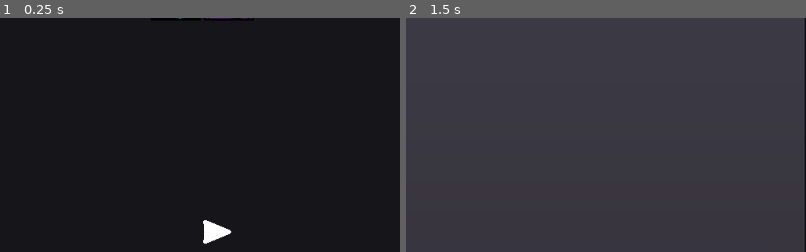
Above: before the commit, frames 1-2 (left to right).
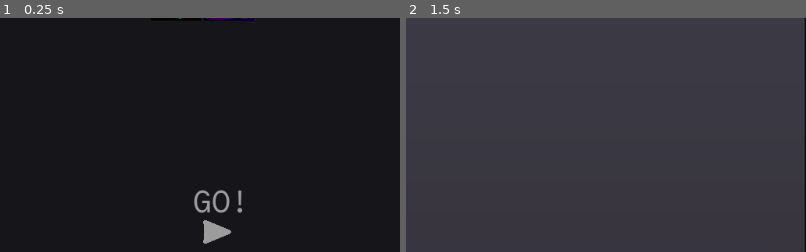
Above: after the commit, the same moments.

Repository: redxaxder/7DRL2024
Game: Godot game, scene res://main.tscn
Same seed, same stepped clock (60 frames per second), same inputs: the game is played once before the commit and once after it.
Inputs (mouse positions are % of the whole screen's width and height, from its top left):
- Up to frame 1 (0.25 s): no input
- Up to frame 2 (1.5 s): click "Skill Tree" at 0.5 s; click (10, 17) at 1.27 s
The pictures show only the part of the screen within x 50-100%, y 48-98%; the shares and areas given below are measured in that part.

The runs differ from the first frame. In frame 1, 0.9% of the frame differs, in the area x 48-61%, y 73-97%; in frame 2, nothing differs.

Commit message:
rebuttoning

Diff:
--- a/main.tscn
+++ b/main.tscn
@@ -11,10 +11,14 @@
 [ext_resource path="res://graphics/gui/play-button.svg" type="Texture" id=9]
 [ext_resource path="res://misc/BetterButton.tscn" type="PackedScene" id=10]
 
-[sub_resource type="StyleBoxTexture" id=4]
+[sub_resource type="StyleBoxTexture" id=6]
 texture = ExtResource( 9 )
 region_rect = Rect2( 0, 0, 512, 512 )
 
+[sub_resource type="DynamicFont" id=5]
+size = 40
+font_data = ExtResource( 6 )
+
 [sub_resource type="DynamicFont" id=3]
 size = 24
 font_data = ExtResource( 6 )
@@ -29,19 +33,32 @@
 
 [node name="main" type="Node2D"]
 script = ExtResource( 1 )
+show_extra_history = false
 
 [node name="history_view" parent="." instance=ExtResource( 2 )]
 unique_name_in_owner = true
+margin_right = 1024.0
+margin_bottom = 600.0
 
 [node name="GO" parent="." instance=ExtResource( 10 )]
 unique_name_in_owner = true
+modulate = Color( 0.611765, 0.611765, 0.611765, 1 )
 margin_left = 764.0
 margin_top = 538.0
 margin_right = 816.0
 margin_bottom = 590.0
-custom_styles/panel = SubResource( 4 )
+custom_styles/panel = SubResource( 6 )
 image = ExtResource( 9 )
 text = ""
+use_hover_mod = true
+
+[node name="SAYS_GO" type="Label" parent="GO"]
+margin_left = -5.0
+margin_top = -35.0
+margin_right = 67.0
+margin_bottom = 9.0
+custom_fonts/font = SubResource( 5 )
+text = "GO!"
 
 [node name="DONE" type="Button" parent="."]
 unique_name_in_owner = true
@@ -64,11 +81,10 @@
 
 [node name="RESTART" type="Button" parent="."]
 unique_name_in_owner = true
-visible = false
-margin_left = 558.0
-margin_top = 307.0
-margin_right = 667.0
-margin_bottom = 352.0
+margin_left = 928.0
+margin_top = 539.0
+margin_right = 1015.0
+margin_bottom = 589.0
 size_flags_horizontal = 3
 size_flags_vertical = 3
 
--- a/misc/BetterButton.gd
+++ b/misc/BetterButton.gd
@@ -29,9 +29,14 @@
 	font_size = x
 	_refresh()
 
+export var hover_mod: Color = Color(1,1,1,1)
+export var use_hover_mod: bool = false
+
+var base_color: Color
 func _ready():
 # warning-ignore:return_value_discarded
 	$Button.connect("pressed",self,"emit_signal", ["pressed"])
+	base_color = modulate
 
 func _refresh():
 	var stylebox = StyleBoxTexture.new()
@@ -46,3 +51,11 @@
 		font.font_data = preload("res://fonts/CommitMono-400-Regular.otf")
 		font.size = font_size
 		label.add_font_override("font", font)
+
+func _notification(what):
+	if what == NOTIFICATION_MOUSE_ENTER:
+		modulate = hover_mod
+	elif what == NOTIFICATION_MOUSE_EXIT:
+		modulate = base_color
+	elif what == NOTIFICATION_VISIBILITY_CHANGED:
+		modulate = base_color
--- a/playback/ViewHistory.gd
+++ b/playback/ViewHistory.gd
@@ -17,17 +17,17 @@
 
 func _ready():
 # warning-ignore:return_value_discarded
-	get_node("%to_start").connect("button_down", self, "to_start")
-# warning-ignore:return_value_discarded
-	get_node("%to_end").connect("button_down", self, "to_end")
-# warning-ignore:return_value_discarded
-	get_node("%step_forward").connect("button_down", self, "next")
-# warning-ignore:return_value_discarded
-	get_node("%step_backward").connect("button_down", self, "prev")
-# warning-ignore:return_value_discarded
-	get_node("%play").connect("button_down", self, "play")
-# warning-ignore:return_value_discarded
-	get_node("%pause").connect("button_down", self, "pause")
+	get_node("%to_start").connect("pressed", self, "to_start")
+# warning-ignore:return_value_discarded
+	get_node("%to_end").connect("pressed", self, "to_end")
+# warning-ignore:return_value_discarded
+	get_node("%step_forward").connect("pressed", self, "next")
+# warning-ignore:return_value_discarded
+	get_node("%step_backward").connect("pressed", self, "prev")
+# warning-ignore:return_value_discarded
+	get_node("%play").connect("pressed", self, "play")
+# warning-ignore:return_value_discarded
+	get_node("%pause").connect("pressed", self, "pause")
 	var combat_log = get_node("%combat_log")
 	combat_log.connect("mouse_entered",self, "log_hover", [true])
 	combat_log.connect("mouse_exited",self, "log_hover", [false])
--- a/playback/ViewHistory.tscn
+++ b/playback/ViewHistory.tscn
@@ -7,10 +7,35 @@
 [ext_resource path="res://graphics/gui/previous-button.svg" type="Texture" id=5]
 [ext_resource path="res://graphics/gui/next-button.svg" type="Texture" id=6]
 [ext_resource path="res://graphics/gui/fast-backward-button.svg" type="Texture" id=7]
+[ext_resource path="res://misc/BetterButton.tscn" type="PackedScene" id=8]
 
 [sub_resource type="StyleBoxFlat" id=1]
 border_width_left = 20
 border_width_right = 20
+
+[sub_resource type="StyleBoxTexture" id=2]
+texture = ExtResource( 7 )
+region_rect = Rect2( 0, 0, 512, 512 )
+
+[sub_resource type="StyleBoxTexture" id=3]
+texture = ExtResource( 5 )
+region_rect = Rect2( 0, 0, 512, 512 )
+
+[sub_resource type="StyleBoxTexture" id=4]
+texture = ExtResource( 3 )
+region_rect = Rect2( 0, 0, 512, 512 )
+
+[sub_resource type="StyleBoxTexture" id=5]
+texture = ExtResource( 4 )
+region_rect = Rect2( 0, 0, 512, 512 )
+
+[sub_resource type="StyleBoxTexture" id=6]
+texture = ExtResource( 6 )
+region_rect = Rect2( 0, 0, 512, 512 )
+
+[sub_resource type="StyleBoxTexture" id=7]
+texture = ExtResource( 2 )
+region_rect = Rect2( 0, 0, 512, 512 )
 
 [node name="history_view" type="Control"]
 anchor_right = 1.0
@@ -48,47 +73,91 @@
 "_edit_group_": true
 }
 
-[node name="to_start" type="Button" parent="HBoxContainer"]
+[node name="to_start" parent="HBoxContainer" instance=ExtResource( 8 )]
 unique_name_in_owner = true
+modulate = Color( 0.611765, 0.611765, 0.611765, 1 )
+anchor_right = 0.0
+anchor_bottom = 0.0
 margin_right = 524.0
 margin_bottom = 518.0
-icon = ExtResource( 7 )
+size_flags_horizontal = 3
+custom_styles/panel = SubResource( 2 )
+image = ExtResource( 7 )
+text = ""
+use_hover_mod = true
 
-[node name="step_backward" type="Button" parent="HBoxContainer"]
+[node name="step_backward" parent="HBoxContainer" instance=ExtResource( 8 )]
 unique_name_in_owner = true
+modulate = Color( 0.611765, 0.611765, 0.611765, 1 )
+anchor_right = 0.0
+anchor_bottom = 0.0
 margin_left = 544.0
 margin_right = 1068.0
 margin_bottom = 518.0
-icon = ExtResource( 5 )
+size_flags_horizontal = 3
+custom_styles/panel = SubResource( 3 )
+image = ExtResource( 5 )
+text = ""
+use_hover_mod = true
 
-[node name="pause" type="Button" parent="HBoxContainer"]
+[node name="pause" parent="HBoxContainer" instance=ExtResource( 8 )]
 unique_name_in_owner = true
+visible = false
+modulate = Color( 0.611765, 0.611765, 0.611765, 1 )
+anchor_right = 0.0
+anchor_bottom = 0.0
+margin_left = 906.0
+margin_right = 1340.0
+margin_bottom = 518.0
+size_flags_horizontal = 3
+size_flags_vertical = 3
+custom_styles/panel = SubResource( 4 )
+image = ExtResource( 3 )
+text = ""
+use_hover_mod = true
+
+[node name="play" parent="HBoxContainer" instance=ExtResource( 8 )]
+unique_name_in_owner = true
+modulate = Color( 0.611765, 0.611765, 0.611765, 1 )
+anchor_right = 0.0
+anchor_bottom = 0.0
 margin_left = 1088.0
 margin_right = 1612.0
 margin_bottom = 518.0
-icon = ExtResource( 3 )
+size_flags_horizontal = 3
+size_flags_vertical = 3
+custom_styles/panel = SubResource( 5 )
+image = ExtResource( 4 )
+text = ""
+use_hover_mod = true
 
-[node name="play" type="Button" parent="HBoxContainer"]
+[node name="step_forward" parent="HBoxContainer" instance=ExtResource( 8 )]
 unique_name_in_owner = true
-visible = false
+modulate = Color( 0.611765, 0.611765, 0.611765, 1 )
+anchor_right = 0.0
+anchor_bottom = 0.0
 margin_left = 1632.0
 margin_right = 2156.0
 margin_bottom = 518.0
-icon = ExtResource( 4 )
+size_flags_horizontal = 3
+custom_styles/panel = SubResource( 6 )
+image = ExtResource( 6 )
+text = ""
+use_hover_mod = true
 
-[node name="step_forward" type="Button" parent="HBoxContainer"]
+[node name="to_end" parent="HBoxContainer" instance=ExtResource( 8 )]
 unique_name_in_owner = true
-margin_left = 1632.0
-margin_right = 2156.0
-margin_bottom = 518.0
-icon = ExtResource( 6 )
-
-[node name="to_end" type="Button" parent="HBoxContainer"]
-unique_name_in_owner = true
+modulate = Color( 0.611765, 0.611765, 0.611765, 1 )
+anchor_right = 0.0
+anchor_bottom = 0.0
 margin_left = 2176.0
 margin_right = 2700.0
 margin_bottom = 518.0
-icon = ExtResource( 2 )
+size_flags_horizontal = 3
+custom_styles/panel = SubResource( 7 )
+image = ExtResource( 2 )
+text = ""
+use_hover_mod = true
 
 [node name="ScrollContainer" type="ScrollContainer" parent="."]
 margin_left = 755.0
Not shown: 1 places in main.tscn that only renumber resources
Not shown: 2 places in misc/BetterButton.tscn that only renumber resources
Not shown: 1 places in playback/ViewHistory.tscn that only renumber resources
